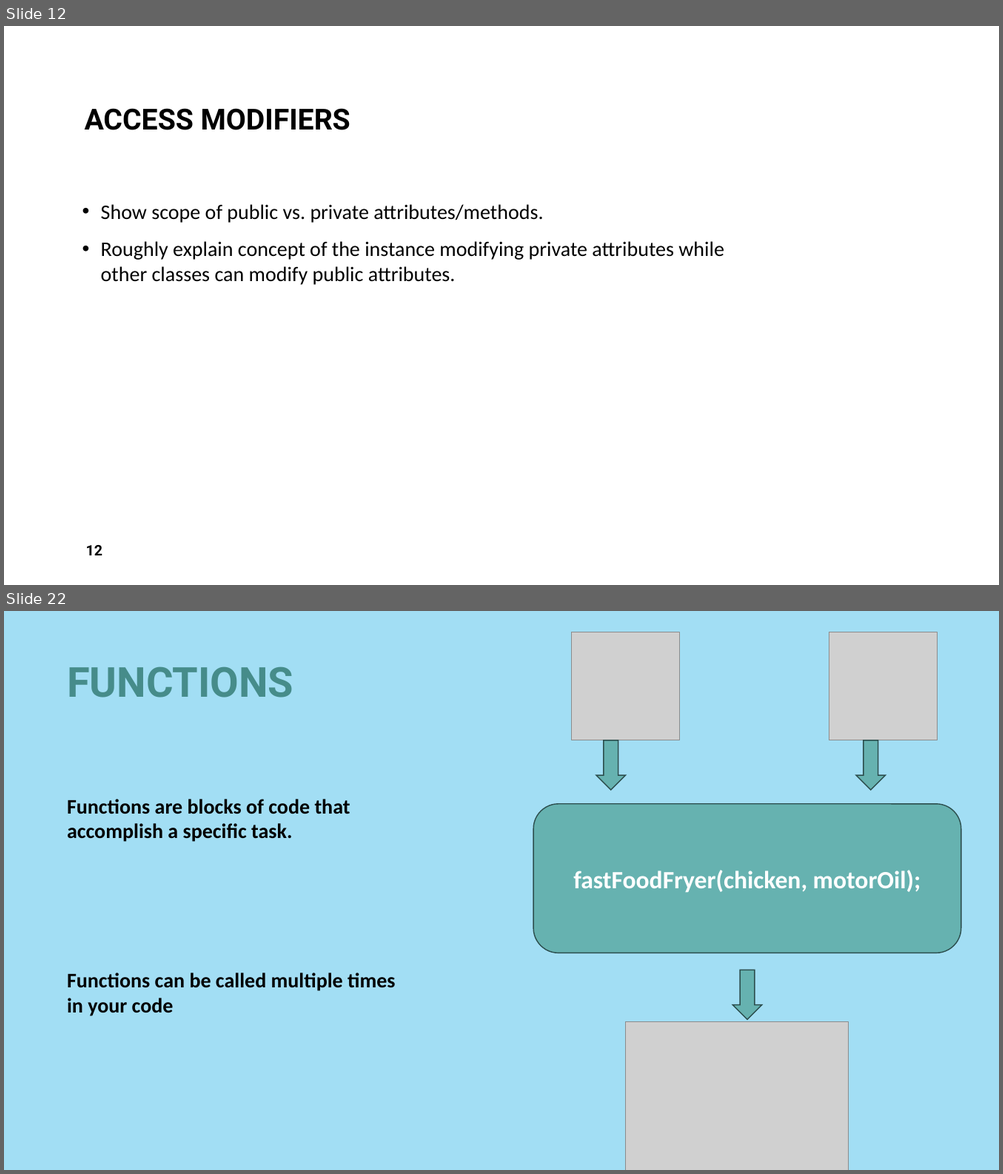
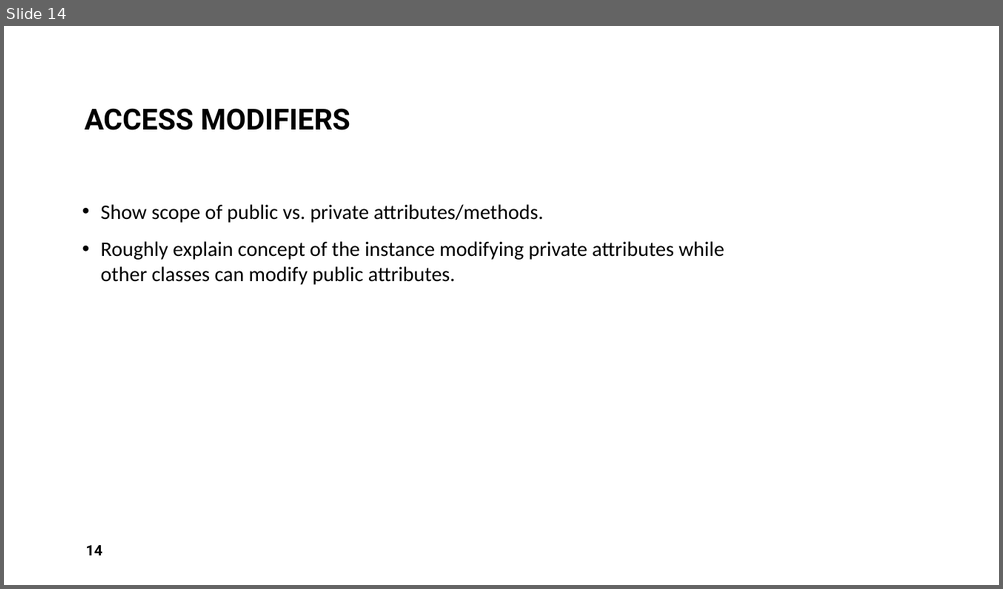
Before and after one commit to AlmightyHairball/RobotJavaClass2024, a slide deck: Presentation/Part-2.pptx. Shown one above the other, each under a label of ours: slides 12 and 22 before the commit, slide 14 after it; the slides between them are not shown. The pictures are 1003x1174 and 1003x589 pixels, drawn with LibreOffice and Linux fonts; fonts in the diff are those of the drawing; grey boxes stand for pictures; background and template pictures are left out. Boxes give left, top, right and bottom in pixels: in the first picture for what was removed or moved away, otherwise in the second. Text is boxed around its words. In the diff, an @@ line names an element or a change of style, - is before the commit and + after.

```diff
--- a/Presentation/Part-2.pptx
+++ b/Presentation/Part-2.pptx
@@ slide 22 removed at box(4, 611, 999, 1170), background #A2DEF4 @@
@@ picture removed at box(571, 632, 679, 741) @@
@@ picture removed at box(828, 632, 936, 741) @@
@@ title removed at box(67, 667, 293, 698) @@
-FUNCTIONS
@@ down arrow removed at box(597, 741, 626, 790) @@
@@ down arrow removed at box(856, 741, 885, 790) @@
@@ text removed at box(67, 799, 395, 1017) @@
-Functions are blocks of code that accomplish a specific task.
-Functions can be called multiple times in your code
@@ rounded rectangle removed at box(534, 804, 962, 954) @@
-fastFoodFryer(chicken, motorOil);
@@ down arrow removed at box(732, 971, 761, 1020) @@
@@ picture removed at box(626, 1022, 848, 1170) @@
@@ what was slide 12 is now slide 14 @@
@@ page number at box(86, 545, 102, 556): text changed @@
-12
+14
```
Also in this commit, not shown: 1 slide changed, 2 slides added, 12 other slides removed, 1 other file.
